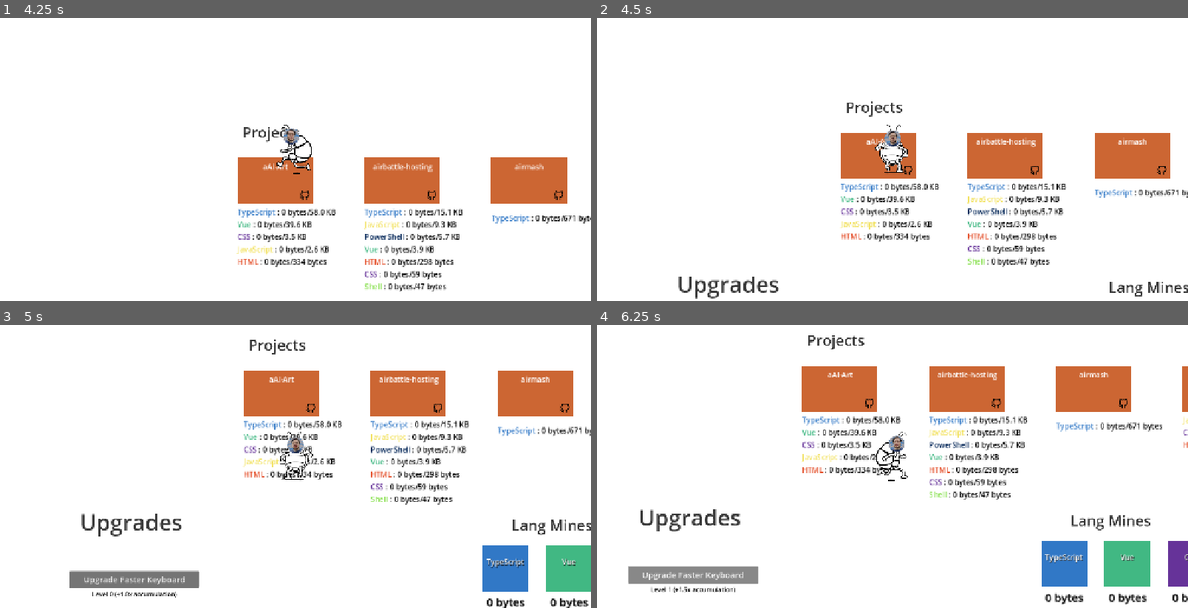
Above: before the commit, frames 1-4 (two rows, left to right).
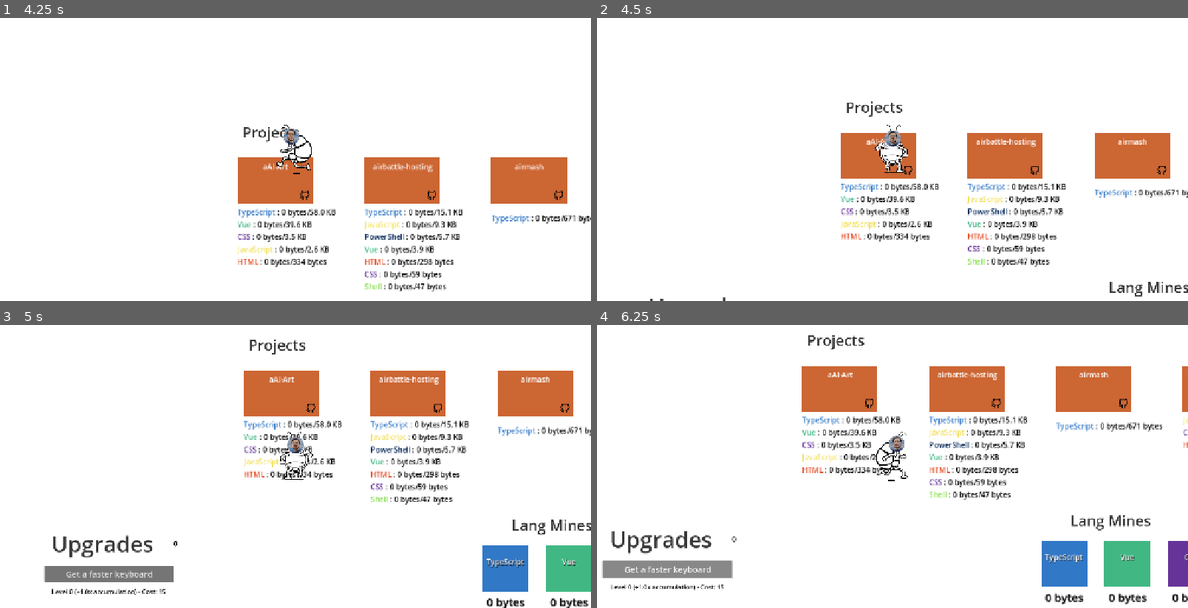
Above: after the commit, the same moments.

Repository: parsehex/git-outta-here
Game: Godot game, scene res://scenes/levels/Intro.tscn
The game is run twice, just before and just after one commit, with the same random seed, the same clock (stepped at 60 frames per second) and the same inputs.
Inputs:
- Up to frame 1 (4.25 s): click "New Game" at 0.5 s; tap Enter at 1.25 s; hold E (interact) 1.28-2.03 s; hold Up (move_up) 1.28-2.78 s; tap Ctrl (attack) at 2.1 s; tap E (interact) at 2.3, 3.8 s; hold E (interact) 2.78-3.53 s; hold Left (move_left) from 2.78 s (still down); tap Space (roll) at 3.6 s
- Up to frame 2 (4.5 s): release Left (move_left) at 4.28 s; hold Down (move_down) from 4.28 s (still down); hold Shift (run) from 4.28 s (still down)
- Up to frame 3 (5 s): keep holding Down (move_down); keep holding Shift (run); tap E (interact) at 4.55 s
- Up to frame 4 (6.25 s): release Down (move_down) at 5 s; release Shift (run) at 5 s; click "Upgrade Faster Keyboard" (after the commit: "Get a faster keyboard") at 5 s; hold Right (move_right) from 5.78 s (still down); tap L at 5.85 s; tap E (interact) at 6.05 s

Frame 1 is identical in both runs. In frame 2, 0.5% of the frame differs, in the area x 9-31%, y 91-100%; in frame 3, 2.8%; in frame 4, 3.0%, in the area x 0-28%, y 65-95%.

Commit message:
add points

Diff:
--- a/scenes/levels/Outside.gd
+++ b/scenes/levels/Outside.gd
@@ -6,6 +6,7 @@
 var all_languages: Dictionary = {}
 var total_languages_needed = 0
 var total_languages_gathered = 0
+var player_in_upgrade_area = false
 
 # Scene references
 var repository_scene: PackedScene = preload("res://scenes/misc/Repository.tscn")
@@ -14,6 +15,8 @@
 # Node containers
 @onready var repositories_container: Node2D = $Spawnpoints/Projects
 @onready var mines_container: Node2D = $Spawnpoints/LangMines
+@onready var points_label: Label = $Spawnpoints/PointsLabel
+@onready var upgrade_area: Area2D = $Spawnpoints/Upgrades/UpgradeArea
 
 func load_data():
 	# Load repositories data
@@ -88,9 +91,16 @@
 
 	# Connect upgrade button
 	$Spawnpoints/Upgrades/FasterKeyboardButton.pressed.connect(_on_faster_keyboard_button_pressed)
+
+	# Connect upgrade area
+	if upgrade_area:
+		upgrade_area.body_entered.connect(_on_upgrade_area_body_entered)
+		upgrade_area.body_exited.connect(_on_upgrade_area_body_exited)
+
 	# Calculate total progress
 	_calculate_total_progress()
 	_update_upgrade_info()
+	_update_points_display()
 
 func _calculate_total_progress():
 	total_languages_needed = 0
@@ -150,15 +160,50 @@
 				pass
 
 func _on_faster_keyboard_button_pressed():
-	if Globals.upgrades["Faster Keyboard"] < 5: # Max level 5
-		Globals.upgrades["Faster Keyboard"] += 1
+	var upgrade_name = "Faster Keyboard"
+	var current_level = Globals.upgrades[upgrade_name]
+	var cost = _get_upgrade_cost(upgrade_name, current_level)
+
+	if Globals.points >= cost and current_level < 25: # Max level 25
+		Globals.points -= cost
+		Globals.upgrades[upgrade_name] += 1
 		Globals.save_game()
 		_update_upgrade_info()
-		print("Upgraded Faster Keyboard to level " + str(Globals.upgrades["Faster Keyboard"]))
+		_update_points_display()
+		print("Upgraded Faster Keyboard to level " + str(Globals.upgrades[upgrade_name]) + " for " + str(cost) + " points")
+	else:
+		print("Not enough points or max level reached")
 	pass
+
+func _get_upgrade_cost(upgrade_name: String, current_level: int) -> int:
+	return int(pow(2, current_level) * 15)
+
+func _on_upgrade_area_body_entered(body):
+	if body.is_in_group("player"):
+		player_in_upgrade_area = true
+
+func _on_upgrade_area_body_exited(body):
+	if body.is_in_group("player"):
+		player_in_upgrade_area = false
 
 func _update_upgrade_info():
 	var level = Globals.upgrades["Faster Keyboard"]
 	var multiplier = 1.0 + (0.5 * level)
-	$Spawnpoints/Upgrades/UpgradeInfoLabel.text = "Level %d (+%.1fx accumulation)" % [level, multiplier]
+	var cost = _get_upgrade_cost("Faster Keyboard", level)
+	var cost_text = "" if level >= 25 else " - Cost: %d" % cost
+	$Spawnpoints/Upgrades/UpgradeInfoLabel.text = "Level %d (+%.1fx accumulation)%s" % [level, multiplier, cost_text]
 	pass
+
+func _update_points_display():
+	if points_label:
+		points_label.text = "%d" % Globals.points
+	pass
+
+func _process(delta):
+	_update_points_display()
+	_check_upgrade_interaction()
+
+func _check_upgrade_interaction():
+	if player_in_upgrade_area and Input.is_action_just_pressed("interact"):
+		$Spawnpoints/Upgrades/FasterKeyboardButton.grab_focus()
+		$Spawnpoints/Upgrades/FasterKeyboardButton.emit_signal("pressed")
--- a/scenes/levels/Outside.tscn
+++ b/scenes/levels/Outside.tscn
@@ -1,8 +1,11 @@
-[gd_scene load_steps=4 format=3 uid="uid://damx5ema0gns7"]
+[gd_scene load_steps=5 format=3 uid="uid://damx5ema0gns7"]
 
 [ext_resource type="PackedScene" uid="uid://deqgnj30xx13t" path="res://scenes/misc/UI.tscn" id="2"]
 [ext_resource type="PackedScene" uid="uid://ctd3mgp0s172q" path="res://scenes/characters/Player.tscn" id="8"]
 [ext_resource type="Script" uid="uid://5mxd6smbwcxw" path="res://scenes/levels/Outside.gd" id="14_12345"]
+
+[sub_resource type="RectangleShape2D" id="RectangleShape2D_2t6p3"]
+size = Vector2(373.33334, 48)
 
 [node name="Outside" type="Node"]
 script = ExtResource("14_12345")
@@ -44,29 +47,43 @@
 scale = Vector2(1.5, 1.5)
 
 [node name="UpgradesLabel" type="Label" parent="Spawnpoints/Upgrades"]
-offset_left = -177.0
-offset_top = -210.0
-offset_right = 173.0
-offset_bottom = -31.0
+offset_left = -260.0
+offset_top = -147.33333
+offset_right = 90.0
+offset_bottom = 31.666672
 theme_override_colors/font_color = Color(0, 0, 0, 0.78431374)
 theme_override_font_sizes/font_size = 64
 text = "Upgrades
 "
 
 [node name="FasterKeyboardButton" type="Button" parent="Spawnpoints/Upgrades"]
-offset_left = -207.0
-offset_top = -24.0
-offset_right = 167.0
-offset_bottom = 25.0
+offset_left = -280.0
+offset_top = -40.0
+offset_right = 94.0
+offset_bottom = 9.0
 theme_override_font_sizes/font_size = 24
-text = "Upgrade Faster Keyboard"
+text = "Get a faster keyboard"
 
 [node name="UpgradeInfoLabel" type="Label" parent="Spawnpoints/Upgrades"]
-offset_left = -207.0
-offset_top = 30.0
-offset_right = 167.0
-offset_bottom = 70.0
+offset_left = -281.33334
+offset_top = 23.333332
+offset_right = 92.66666
+offset_bottom = 63.333332
 theme_override_colors/font_color = Color(0.017732391, 0.017732391, 0.01773239, 1)
 theme_override_font_sizes/font_size = 18
 text = "Level 0 (+1.0x accumulation)"
 horizontal_alignment = 1
+
+[node name="UpgradeArea" type="Area2D" parent="Spawnpoints/Upgrades"]
+
+[node name="CollisionShape2D" type="CollisionShape2D" parent="Spawnpoints/Upgrades/UpgradeArea"]
+position = Vector2(-93.33331, -16)
+shape = SubResource("RectangleShape2D_2t6p3")
+
+[node name="PointsLabel" type="Label" parent="Spawnpoints"]
+offset_left = -894.0
+offset_top = 1034.0
+offset_right = -893.0
+offset_bottom = 1079.0
+theme_override_colors/font_color = Color(0, 0, 0, 1)
+theme_override_font_sizes/font_size = 32
--- a/scenes/misc/Repository.gd
+++ b/scenes/misc/Repository.gd
@@ -14,12 +14,15 @@
 @onready var language_list: VBoxContainer = $LanguageList
 @onready var github_button: Button = $GitHubButton
 @onready var tooltip: Label = $Tooltip
+@onready var points_label: Label = $PointsLabel
 
 var player_in_range = false
 var player_node = null
 var deposited = {}
 var deposit_progress = 0.0
 var deposit_duration = 0.75 # seconds to deposit
+var last_points_time = 0.0
+var points_rate = 1.5 # points per second based on filled percentage
 
 func _ready():
 	body_entered.connect(_on_body_entered)
@@ -96,6 +99,9 @@
 		language_list.add_child(label)
 
 func _process(delta):
+	# Generate points based on completion percentage
+	_generate_points(delta)
+
 	if player_in_range and player_node and Input.is_action_pressed("interact"):
 		# Check if player has any languages to deposit
 		if _has_required_languages():
@@ -135,6 +141,40 @@
 			return true
 	return false
 
+func _generate_points(delta):
+	var current_time = Time.get_ticks_msec() / 1000.0
+	if last_points_time == 0.0:
+		last_points_time = current_time
+		return
+
+	var time_passed = current_time - last_points_time
+	last_points_time = current_time
+
+	# Calculate completion percentage
+	var total_required = 0
+	var total_deposited = 0
+	for lang in repo_data.languages:
+		total_required += repo_data.languages[lang]
+		total_deposited += deposited[lang]
+
+	if total_required > 0:
+		var completion_ratio = float(total_deposited) / float(total_required)
+		# Scale points rate based on repository size (total bytes required)
+		# Larger repos generate more points: base_rate * sqrt(total_bytes / 1000) * completion_ratio
+		var size_multiplier = sqrt(total_required / 1000.0)
+		var adjusted_rate = points_rate * size_multiplier
+		var points_earned = adjusted_rate * completion_ratio * time_passed
+		Globals.points += points_earned
+
+		# Update points generation display
+		if points_label:
+			var points_per_second = adjusted_rate * completion_ratio
+			if points_per_second > 0.001: # Only show if generating meaningful points
+				points_label.text = "+%.2f/s" % points_per_second
+				points_label.visible = true
+			else:
+				points_label.visible = false
+
 func _deposit_completed():
 	if not repo_data.has("languages"):
 		return
@@ -160,7 +200,13 @@
 
 	if completed:
 		repo_completed.emit(self)
-		print("Repository " + repo_name + " completed!")
+		# Award points based on total bytes required for this repository
+		var total_bytes = 0
+		for lang in repo_data.languages:
+			total_bytes += repo_data.languages[lang]
+		var points_earned = int(total_bytes / 1000) + 1 # 1 point per 1000 bytes, minimum 1 point
+		Globals.points += points_earned
+		print("Repository " + repo_name + " completed! Earned " + str(points_earned) + " points.")
 
 	if range_indicator:
 		range_indicator.visible = false
--- a/scenes/misc/Repository.tscn
+++ b/scenes/misc/Repository.tscn
@@ -45,6 +45,15 @@
 text = "Repository-Name"
 horizontal_alignment = 1
 
+[node name="PointsLabel" type="Label" parent="."]
+offset_left = -65.5
+offset_top = -9.5
+offset_right = 69.5
+offset_bottom = 13.5
+theme_override_colors/font_color = Color(0.080783345, 0.080783345, 0.080783345, 1)
+text = "pps"
+horizontal_alignment = 1
+
 [node name="Body" type="ColorRect" parent="."]
 z_index = -1
 offset_left = -82.5
--- a/scenes/misc/Stats.gd
+++ b/scenes/misc/Stats.gd
@@ -85,7 +85,7 @@
 	pass
 
 func _on_faster_keyboard_button_pressed():
-	if Globals.upgrades["Faster Keyboard"] < 5: # Max level 5
+	if Globals.upgrades["Faster Keyboard"] < 25: # Max level 25
 		Globals.upgrades["Faster Keyboard"] += 1
 		_update_upgrades_listing()
 		Globals.save_game()
--- a/singletons/Globals.gd
+++ b/singletons/Globals.gd
@@ -4,6 +4,7 @@
 var spawnpoint = ""
 var current_level = ""
 var money = 0
+var points = 0
 var player_position = Vector2()
 var lang_colors: Dictionary = {}
 var mine_accumulation_rates: Dictionary = {} # Stores accumulation rates for each language mine
@@ -64,6 +65,7 @@
 	save_dict.spawnpoint = spawnpoint
 	save_dict.current_level = current_level
 	save_dict.money = money
+	save_dict.points = points
 	save_dict.player_position = {'x': player_position.x, 'y': player_position.y}
 	save_dict.inventory = Inventory.list()
 	save_dict.quests = Quest.get_quest_list()
@@ -117,6 +119,8 @@
 	spawnpoint = save_dict.spawnpoint
 	current_level = save_dict.current_level
 	money = int(save_dict.money)
+	if save_dict.has("points"):
+		points = int(save_dict.points)
 	if save_dict.has("player_position"):
 		player_position = Vector2(save_dict.player_position.x, save_dict.player_position.y)
 
